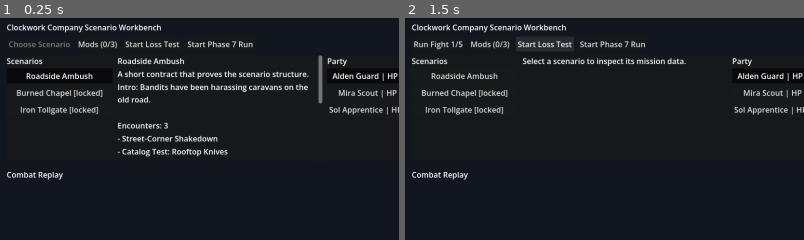
Above: before the commit, frames 1-2 (left to right).
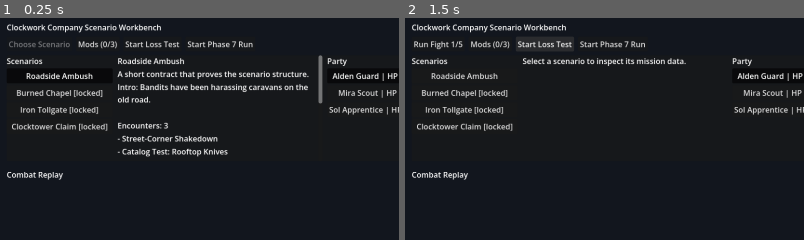
Above: after the commit, the same moments.

Repository: aqvm/clockwork-company
Game: Godot game, scene res://scenes/combat_test_scene.tscn
Same seed, same stepped clock (60 frames per second), same inputs: the game is played once before the commit and once after it.
Inputs:
- Up to frame 1 (0.25 s): no input
- Up to frame 2 (1.5 s): click "Start Loss Test" at 0.5 s; click "Start Loss Test" at 1.25 s
The pictures show only the part of the screen within x 0-50%, y 0-50%; the shares and areas given below are measured in that part.

The runs differ from the first frame. In frame 1, 0.4% of the frame differs, in the area x 3-28%, y 47-51%; in frame 2, 0.4%.

Commit message:
Add fourth sample scenario

Diff:
--- a/clockwork-company/resources/campaigns/first_road_campaign.tres
+++ b/clockwork-company/resources/campaigns/first_road_campaign.tres
@@ -5,6 +5,7 @@
 [ext_resource type="Resource" path="res://resources/scenarios/roadside_ambush.tres" id="3_roadside"]
 [ext_resource type="Resource" path="res://resources/scenarios/burned_chapel.tres" id="4_chapel"]
 [ext_resource type="Resource" path="res://resources/scenarios/iron_tollgate.tres" id="5_tollgate"]
+[ext_resource type="Resource" path="res://resources/scenarios/clocktower_claim.tres" id="6_clocktower"]
 
 [sub_resource type="Resource" id="CampaignScenarioNodeDefinition_roadside"]
 script = ExtResource("2_node_script")
@@ -21,7 +22,13 @@
 [sub_resource type="Resource" id="CampaignScenarioNodeDefinition_tollgate"]
 script = ExtResource("2_node_script")
 scenario = ExtResource("5_tollgate")
+unlock_scenario_ids_on_completion = Array[String](["clocktower_claim"])
 content_unlocks_on_completion = Array[String](["iron_tollgate_cleared"])
+
+[sub_resource type="Resource" id="CampaignScenarioNodeDefinition_clocktower"]
+script = ExtResource("2_node_script")
+scenario = ExtResource("6_clocktower")
+content_unlocks_on_completion = Array[String](["clocktower_claim_cleared"])
 completes_campaign = true
 
 [resource]
@@ -30,6 +37,6 @@
 display_name = "The First Road"
 description = "A small mercenary company follows a chain of contracts that gradually introduce combat concepts."
 starting_scenario_ids = Array[String](["roadside_ambush"])
-scenario_nodes = Array[Resource]([SubResource("CampaignScenarioNodeDefinition_roadside"), SubResource("CampaignScenarioNodeDefinition_chapel"), SubResource("CampaignScenarioNodeDefinition_tollgate")])
+scenario_nodes = Array[Resource]([SubResource("CampaignScenarioNodeDefinition_roadside"), SubResource("CampaignScenarioNodeDefinition_chapel"), SubResource("CampaignScenarioNodeDefinition_tollgate"), SubResource("CampaignScenarioNodeDefinition_clocktower")])
 starting_roster_ids = Array[String](["alden_guard", "mira_scout", "sol_apprentice"])
 starting_unlocks = Array[String](["basic_jobs", "basic_gear"])
--- /dev/null
+++ b/clockwork-company/resources/scenarios/clocktower_claim.tres
@@ -0,0 +1,22 @@
+[gd_resource type="Resource" script_class="ScenarioDefinition" load_steps=6 format=3]
+
+[ext_resource type="Script" path="res://scripts/data/scenario_definition.gd" id="1_scenario"]
+[ext_resource type="Resource" path="res://resources/encounters/phase7_fight_04_vault_annex.tres" id="2_encounter_a"]
+[ext_resource type="Resource" path="res://resources/encounters/catalog_test_debt_office.tres" id="3_encounter_b"]
+[ext_resource type="Resource" path="res://resources/encounters/phase7_fight_05_clocktower.tres" id="4_encounter_c"]
+[ext_resource type="Resource" path="res://resources/rewards/catalog_reward_bellhammer.tres" id="5_reward"]
+
+[resource]
+script = ExtResource("1_scenario")
+scenario_id = "clocktower_claim"
+display_name = "Clocktower Claim"
+description = "A fourth sample scenario that proves campaign chaining continues after the first finale-shaped contract."
+story_intro = "With the tollgate broken, a ledger crew retreats into the clocktower to claim the company's contract as collateral."
+story_outro = "The clocktower keeps ticking, but its books no longer name the company as debt."
+party_size = 3
+encounters = [ExtResource("2_encounter_a"), ExtResource("3_encounter_b"), ExtResource("4_encounter_c")]
+recommended_level_min = 3
+recommended_level_max = 5
+tags = ["clocktower", "debt", "campaign-chain"]
+rewards = [ExtResource("5_reward")]
+content_unlocks = ["clocktower_claim_ledger"]
Not shown, changed: DESIGN_NOTES.md
Not shown, changed: LEARNING_LOG.md
Not shown, changed: ROADMAP.md
Not shown, changed: TODO.md
